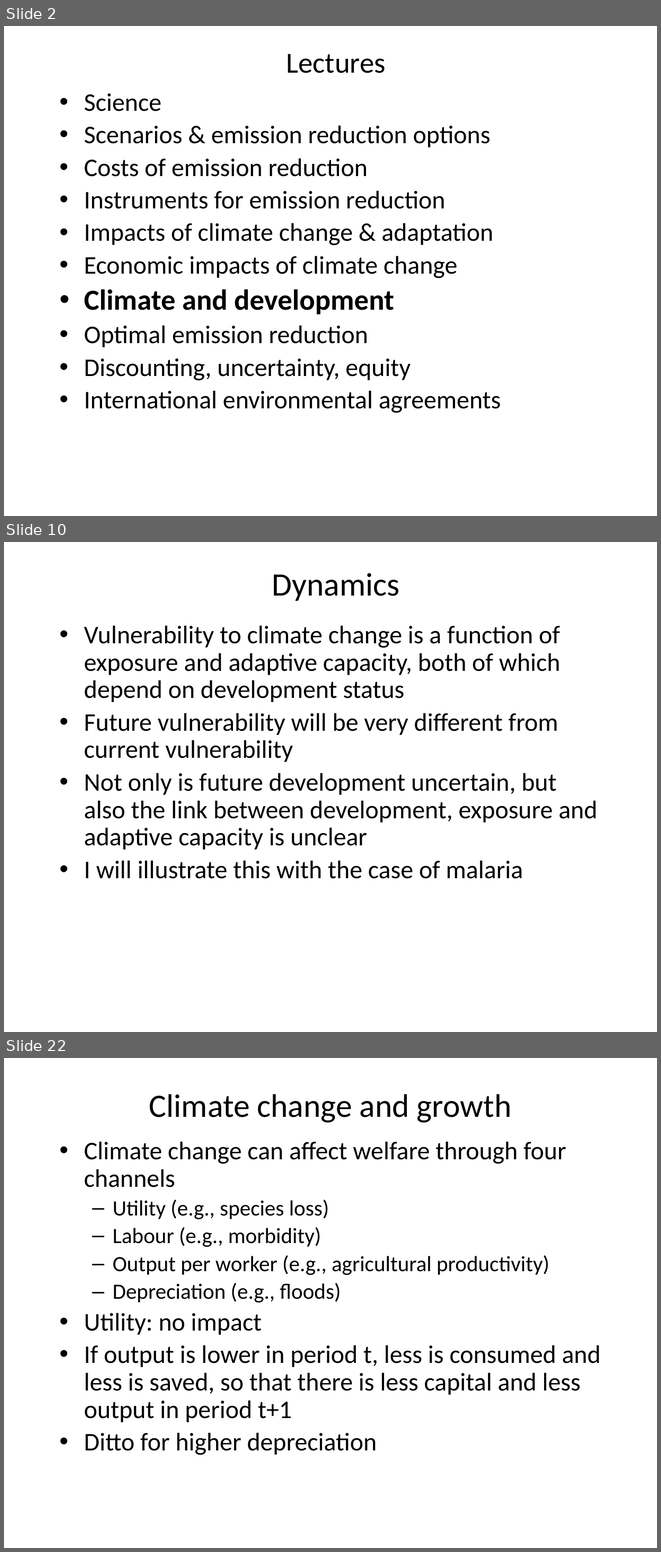
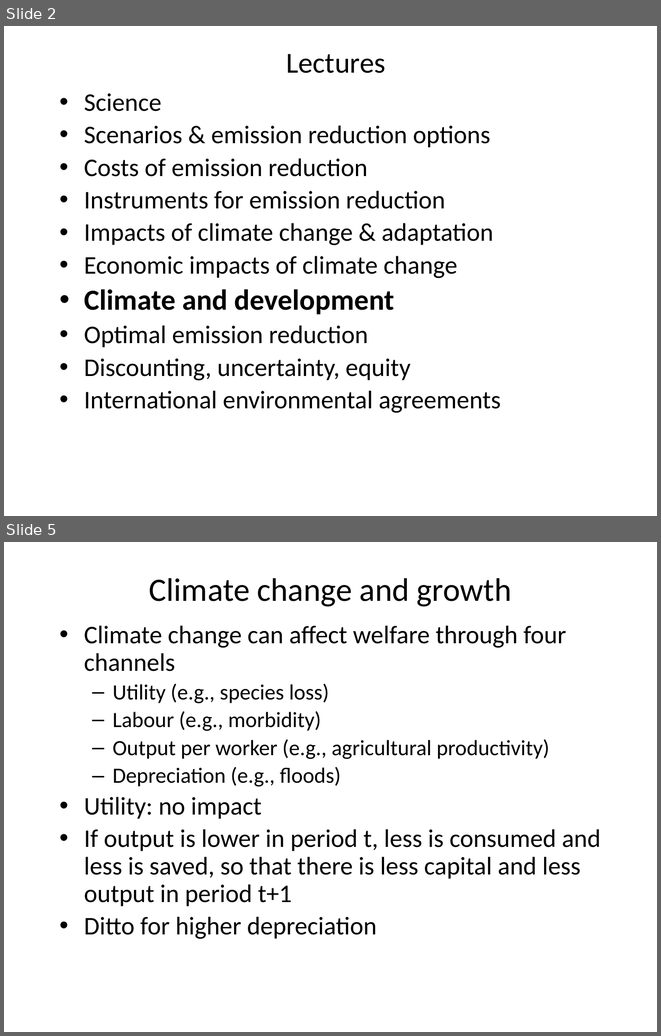
Before and after one commit to rtol/ClimateEconomics, a slide deck: cceug7 development.pptx. Shown one above the other, each under a label of ours: slides 2, 10 and 22 before the commit, slides 2 and 5 after it; the slides between them are not shown. The pictures are 661x1552 and 661x1036 pixels, drawn with LibreOffice and Linux fonts; fonts in the diff are those of the drawing. Boxes give left, top, right and bottom in pixels: in the first picture for what was removed or moved away, otherwise in the second. Text is boxed around its words. In the diff, an @@ line names an element or a change of style, - is before the commit and + after.

```diff
--- a/cceug7 development.pptx
+++ b/cceug7 development.pptx
@@ slide 10 removed at (4, 542, 657, 1032), background #FFFFFF @@
@@ title removed at (272, 573, 400, 601) @@
-Dynamics
@@ text removed at (84, 625, 597, 879) @@
-• Vulnerability to climate change is a function of exposure and adaptive capacity, both of which depend on development status
-• Future vulnerability will be very different from current vulnerability
-• Not only is future development uncertain, but also the link between development, exposure and adaptive capacity is unclear
-• I will illustrate this with the case of malaria
@@ what was slide 22 is now slide 5 @@
```
Also in this commit, not shown: 7 slides changed, 5 slides added, 15 other slides removed, 7 other files.
